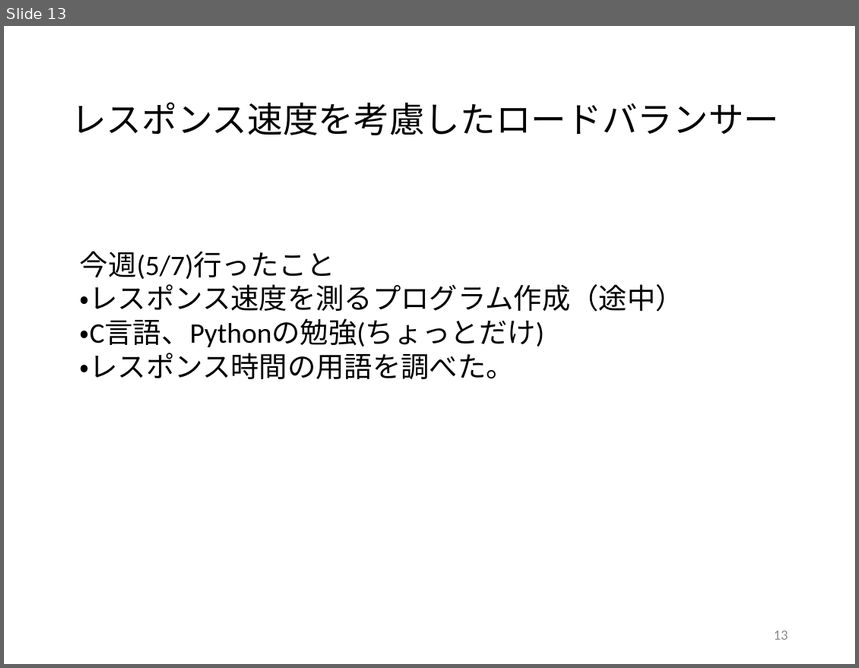
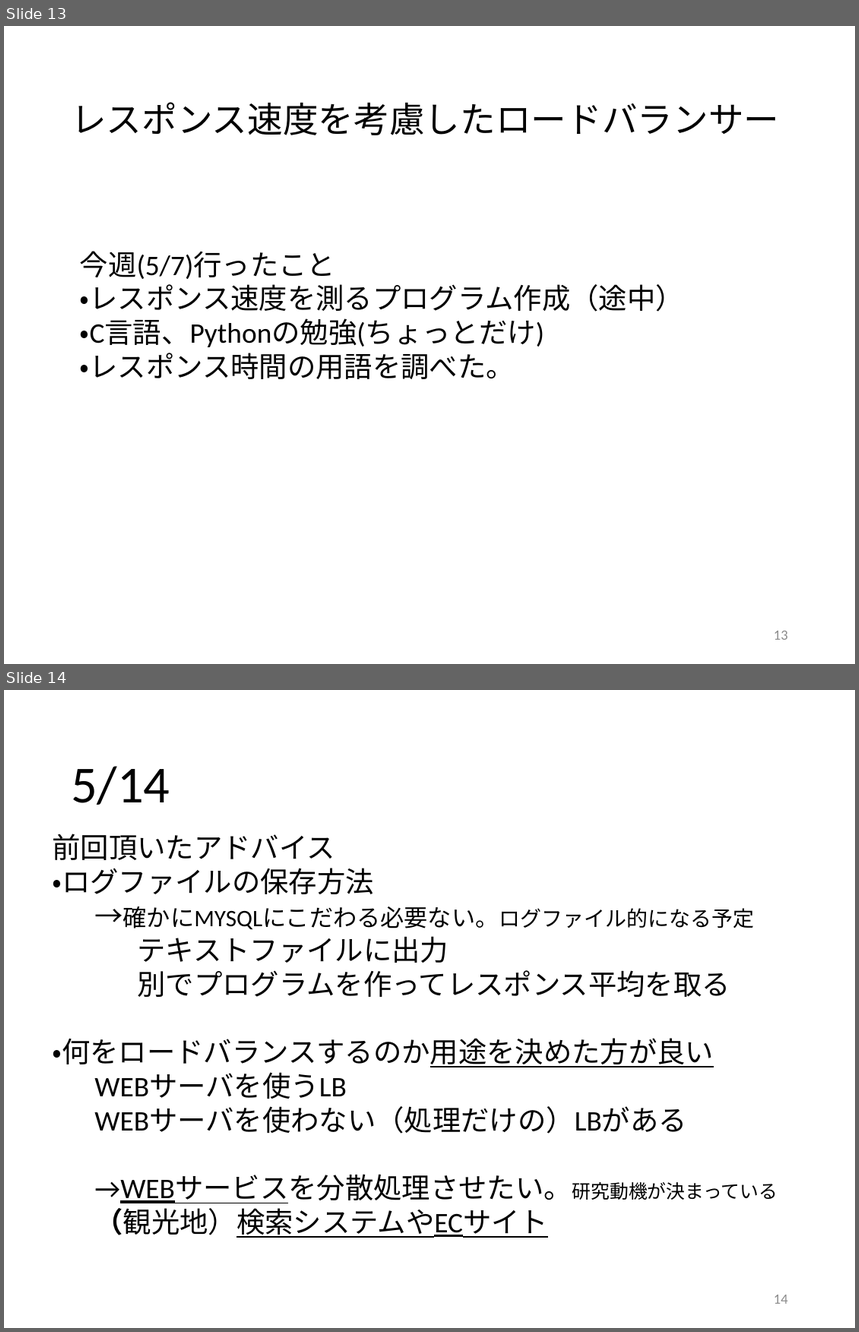
Before and after one commit to kait-takanolab/1821086_matsuo_thesis, a slide deck: 1821086_matsuo_sotsuken.pptx. Shown one above the other, each under a label of ours: slide 13 before the commit, slides 13 and 14 after it. The pictures are 859x668 and 859x1332 pixels, drawn with LibreOffice and Linux fonts; fonts in the diff are those of the drawing. Boxes give left, top, right and bottom in pixels: in the first picture for what was removed or moved away, otherwise in the second. Text is boxed around its words. In the diff, an @@ line names an element or a change of style, - is before the commit and + after.

```diff
--- a/1821086_matsuo_sotsuken.pptx
+++ b/1821086_matsuo_sotsuken.pptx
@@ slide 14 added at (x1=4, y1=690, x2=855, y2=1328), background #FFFFFF @@
@@ title added at (x1=71, y1=766, x2=170, y2=805), 44 pt, text #000000 @@
+5/14
@@ text added at (x1=52, y1=834, x2=778, y2=1238), 24 pt, text #000000 @@
+前回頂いたアドバイス
+・ログファイルの保存方法
+→確かにMYSQLにこだわる必要ない。ログファイル的になる予定
+テキストファイルに出力
+別でプログラムを作ってレスポンス平均を取る
+・何をロードバランスするのか用途を決めた方が良い
+WEBサーバを使うLB
+WEBサーバを使わない（処理だけの）LBがある
+→WEBサービスを分散処理させたい。研究動機が決まっている
+（観光地）検索システムやECサイト
@@ page number added at (x1=774, y1=1295, x2=788, y2=1304), 12 pt, text #8C8C8C @@
+14
```
Also in this commit, not shown: 2 other slides added, 8 other files.
